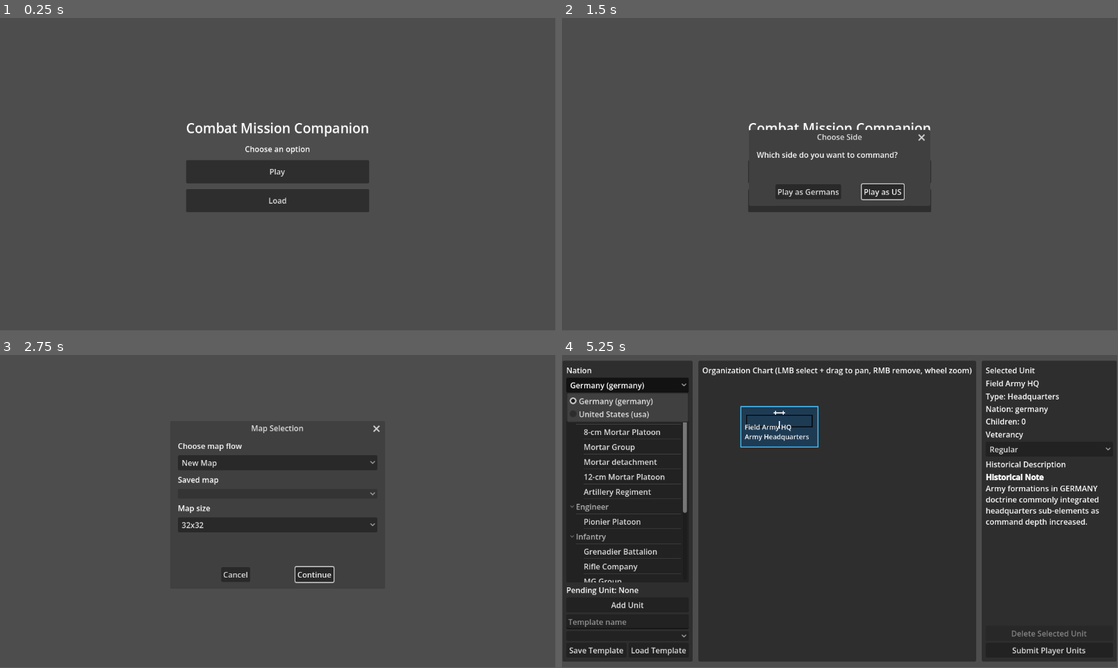
Above: before the commit, frames 1-4 (two rows, left to right).
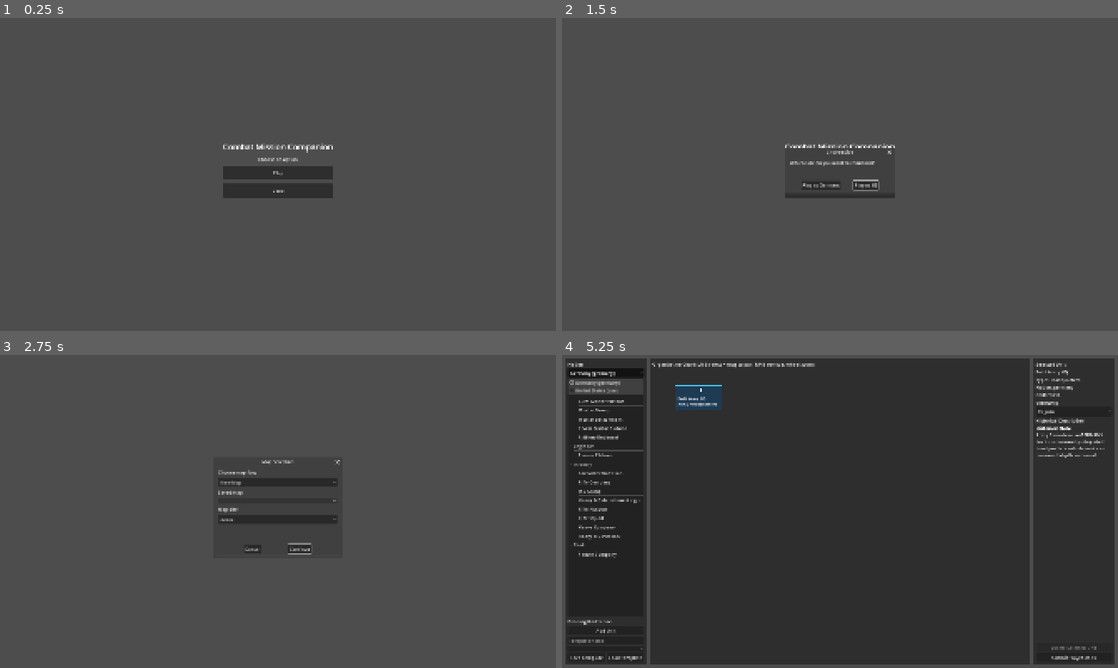
Above: after the commit, the same moments.

Repository: cpt-miche/Combat-Mission-Companion
Game: Godot game, scene res://scenes/Main.tscn
Same seed, same stepped clock (60 frames per second), same inputs: the game is played once before the commit and once after it.
Inputs:
- Up to frame 1 (0.25 s): no input
- Up to frame 2 (1.5 s): click "Play" at 0.5 s; click "Play" at 1.25 s
- Up to frame 3 (2.75 s): click "Play as Germans" at 2 s
- Up to frame 4 (5.25 s): click "New Map" at 2.75 s; click "New Map" at 3.5 s; click "Continue" at 4.25 s; click "Germany (germany)" at 5 s
In our replay, the window is 799x449 before the commit and 800x450 after it. These sizes can differ from the game's own. Grey fills any space a smaller window leaves; there, only what the larger window draws over its background counts as a difference.

The runs differ from the first frame. In frame 1, 4.5% of the frame differs, in the area x 33-67%, y 33-62%; in frame 2, 2.2%; in frame 3, 3.1%; in frame 4, 16%, in the area x 0-100%, y 1-99%.

Commit message:
Configure Godot window stretch and resolution policy

Diff:
--- a/project.godot
+++ b/project.godot
@@ -12,3 +12,11 @@
 UnitCatalog="*res://scripts/core/UnitCatalog.gd"
 SaveManager="*res://scripts/core/SaveManager.gd"
 Rules="*res://scripts/core/Rules.gd"
+
+[display]
+window/size/viewport_width=1920
+window/size/viewport_height=1080
+window/size/resizable=true
+window/size/mode=0
+window/stretch/mode="canvas_items"
+window/stretch/aspect="expand"
Not shown, changed: REVIEW.md
